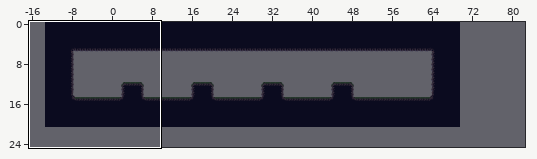
Tiled map, stored at PR2/Ott - An Elemental Journey/resources/levels/MapaQA.tmx. The first picture is a wide view before the edit; the outline marks the close-up.
Close-up. First the earlier version:
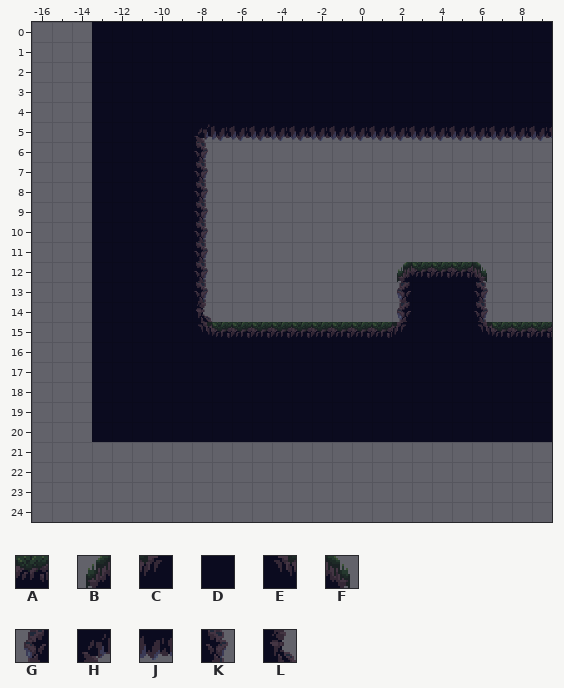
Cells are 32x32 px. Shown: x -16..9, y 0..24. The commit also changed other parts of the map, which this record leaves out.
Key: from "Tiles_Agua_Bosque": A 35, B 52, C 53, D 55, E 57, F 58, G 72, H 74, J 75, K 78, L 94.
_ is an empty cell.
Layer "Capa de patrones 1" before, first column x -16:
 0 ___DDDDDDDDDDDDDDDDDDDDDDD
 1 ___DDDDDDDDDDDDDDDDDDDDDDD
 2 ___DDDDDDDDDDDDDDDDDDDDDDD
 3 ___DDDDDDDDDDDDDDDDDDDDDDD
 4 ___DDDDDDDDDDDDDDDDDDDDDDD
 5 ___DDDDDHJJJJJJJJJJJJJJJJJ
 6 ___DDDDDK_________________
 7 ___DDDDDK_________________
 8 ___DDDDDK_________________
 9 ___DDDDDK_________________
10 ___DDDDDK_________________
11 ___DDDDDK_________________
12 ___DDDDDK_________BAAAF___
13 ___DDDDDK_________GDDDK___
14 ___DDDDDL_________GDDDK___
15 ___DDDDDEAAAAAAAAACDDDEAAA
16 ___DDDDDDDDDDDDDDDDDDDDDDD
17 ___DDDDDDDDDDDDDDDDDDDDDDD
18 ___DDDDDDDDDDDDDDDDDDDDDDD
19 ___DDDDDDDDDDDDDDDDDDDDDDD
20 ___DDDDDDDDDDDDDDDDDDDDDDD
21 __________________________
22 __________________________
23 __________________________
24 __________________________
New version:
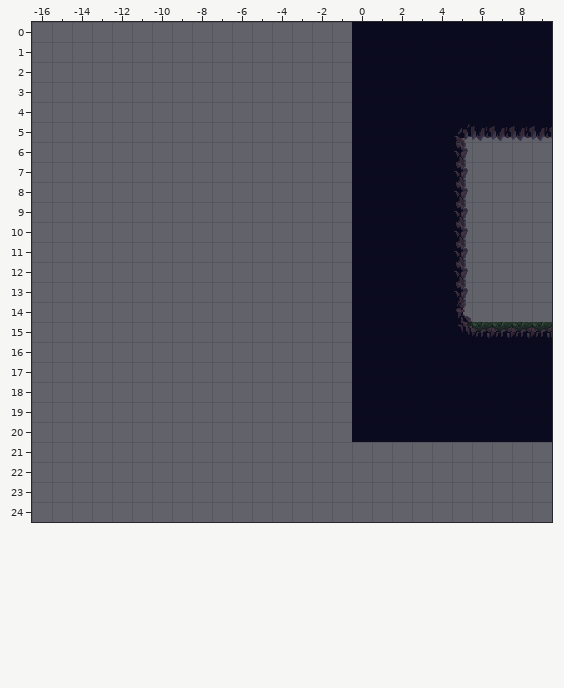
Change:
Layer "Capa de patrones 1":
y 0..4: x -13..-1 DDDDDDDDDDDDD -> _____________
y 5: x -13..5 DDDDDHJJJJJJJJJJJJJ -> _____________DDDDDH
y 6..11: x -13..-8 DDDDDK -> ______; x 0..5 ______ -> DDDDDK
y 12: x -13..-8 DDDDDK -> ______; x 0..6 __BAAAF -> DDDDDK_
y 13: x -13..-8 DDDDDK -> ______; x 0..2 __G -> DDD; x 5..6 DK -> K_
y 14: x -13..-8 DDDDDL -> ______; x 0..2 __G -> DDD; x 5..6 DK -> L_
y 15: x -13..2 DDDDDEAAAAAAAAAC -> _____________DDD; x 5..6 DE -> EA
y 16..20: x -13..-1 DDDDDDDDDDDDD -> _____________
Pixel boxes of the changes (left, top, right, bottom) in both close-ups:
changed: (92, 22, 492, 442)
